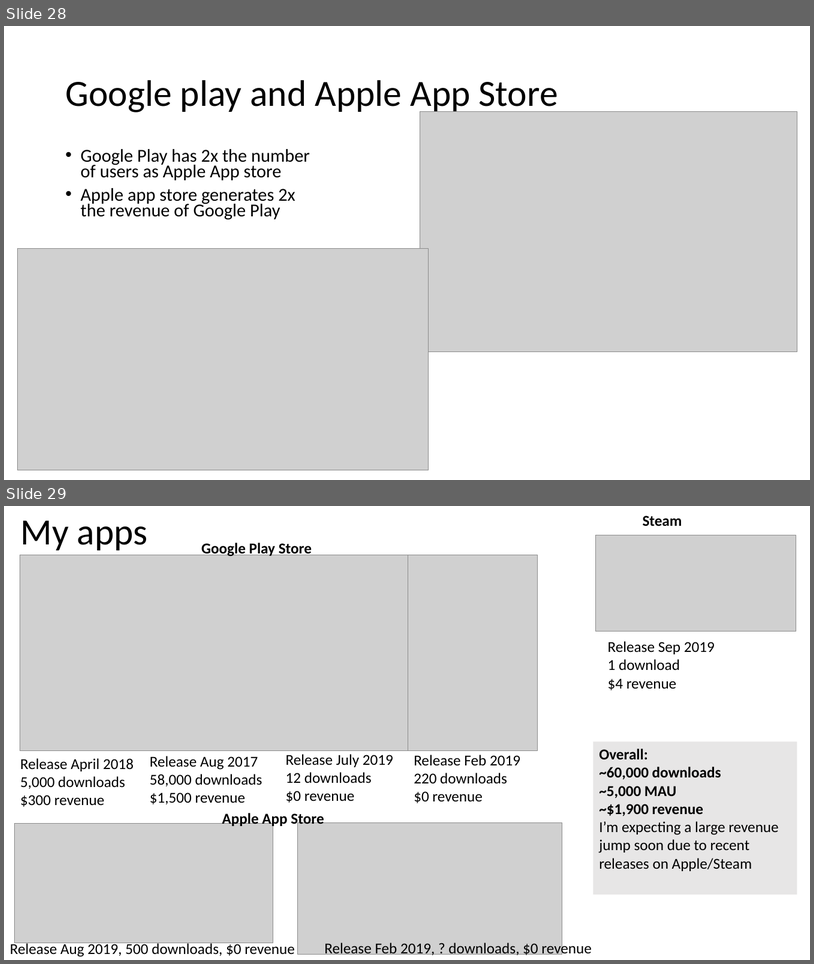
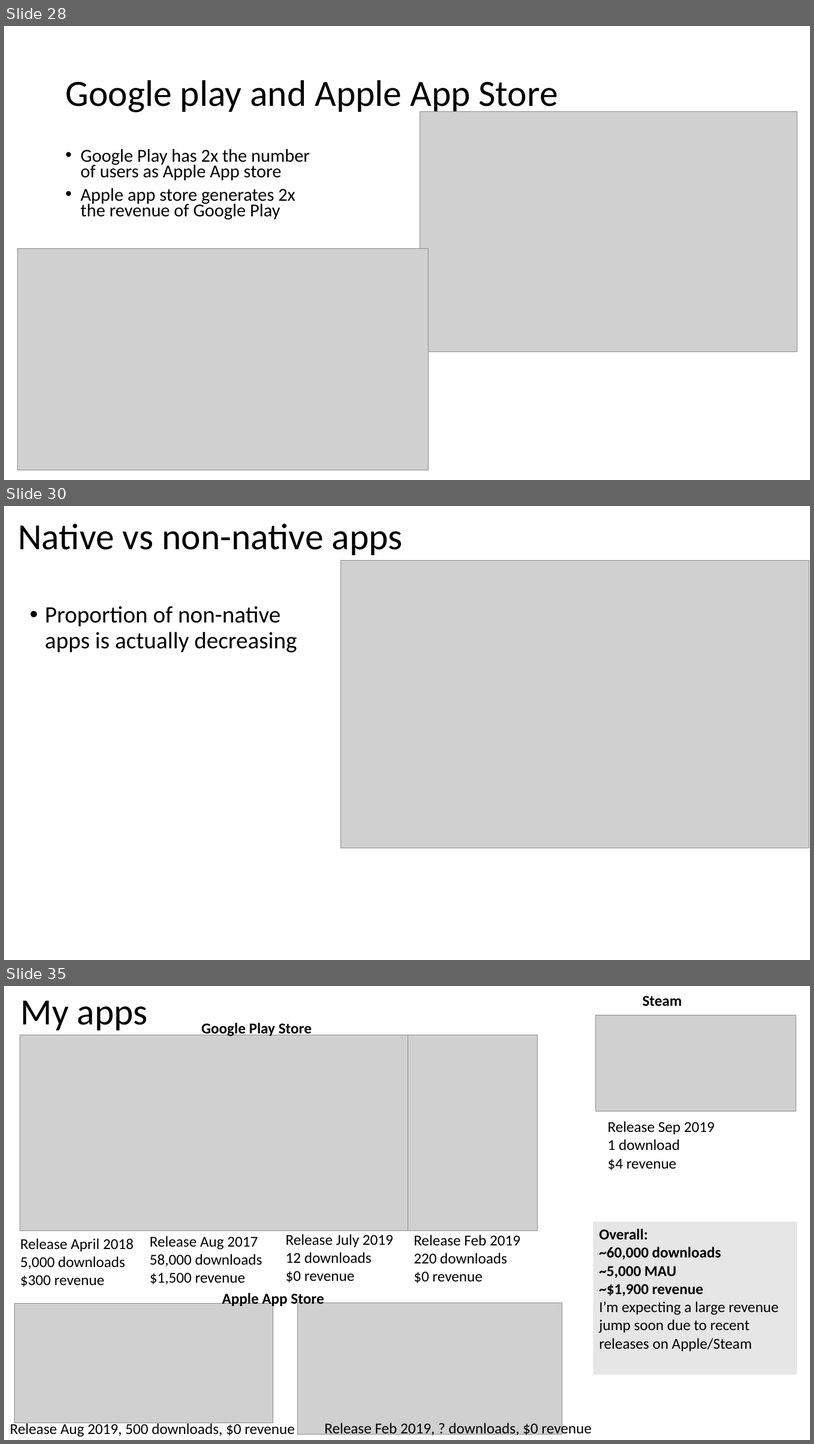
Before and after one commit to russellu/cs230, a slide deck: Lecture_First.pptx. Shown one above the other, each under a label of ours: slides 28 and 29 before the commit, slides 28, 30 and 35 after it; the slides between them are not shown. The pictures are 814x964 and 814x1444 pixels, drawn with LibreOffice and Linux fonts; fonts in the diff are those of the drawing; grey boxes stand for pictures. Boxes give left, top, right and bottom in pixels: in the first picture for what was removed or moved away, otherwise in the second. Text is boxed around its words. In the diff, an @@ line names an element or a change of style, - is before the commit and + after.

```diff
--- a/Lecture_First.pptx
+++ b/Lecture_First.pptx
@@ slide 30 added at bbox=[4, 506, 810, 960], background #FFFFFF @@
@@ title added at bbox=[18, 523, 403, 555], 44 pt, text #000000 @@
+Native vs non-native apps
@@ picture added at bbox=[341, 560, 810, 848] @@
@@ text added at bbox=[45, 606, 297, 652], 28 pt, text #000000 @@
+• Proportion of non-native apps is actually decreasing
@@ what was slide 29 is now slide 35 @@
```
Also in this commit, not shown: 1 slide changed, 5 other slides added.
